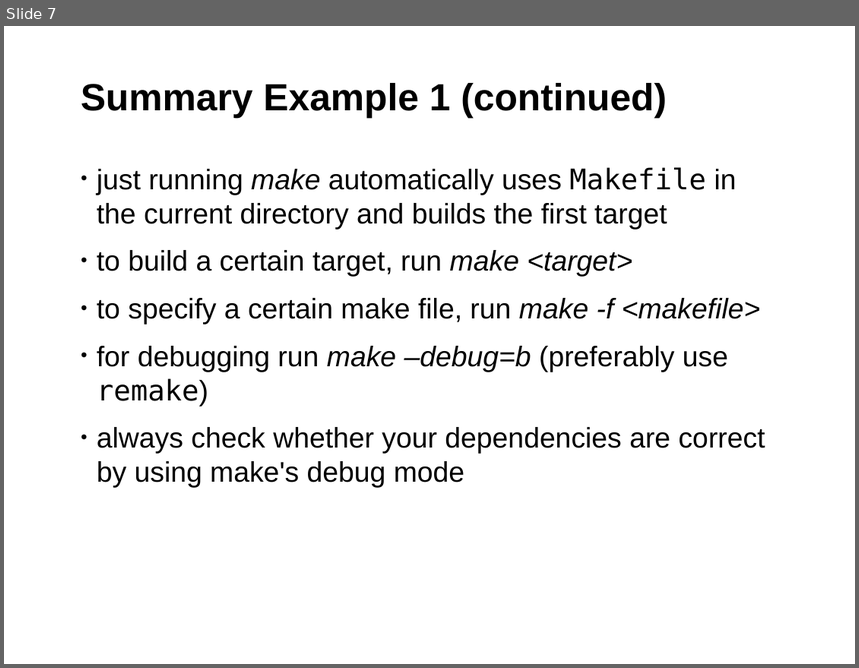
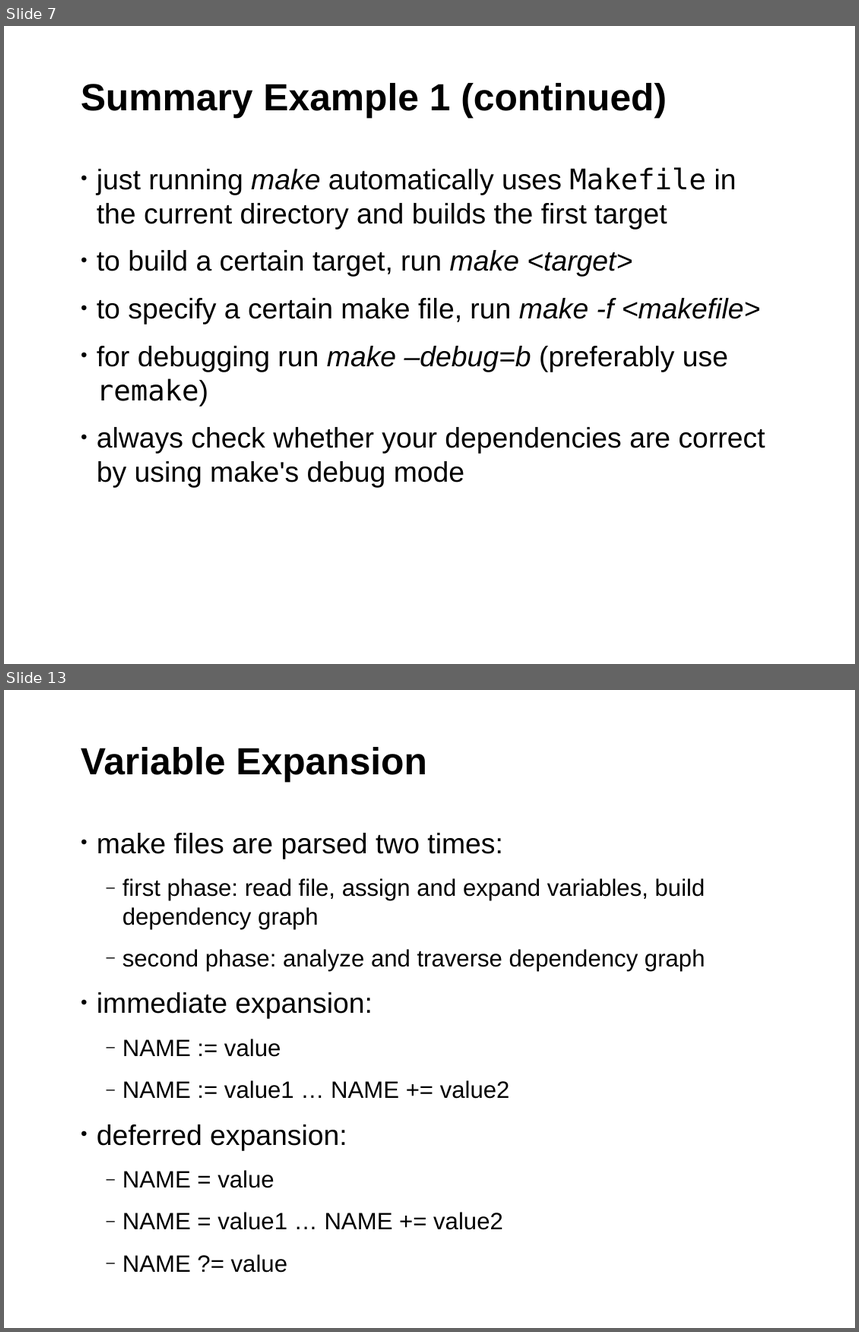
Before and after one commit to fsundermeyer/GNU_make_workshop, a slide deck: GNU_make_03_2015.odp. Shown one above the other, each under a label of ours: slide 7 before the commit, slides 7 and 13 after it; the slides between them are not shown. The pictures are 859x668 and 859x1332 pixels, drawn with LibreOffice and Linux fonts; fonts in the diff are those of the drawing; background and template pictures are left out. Boxes give left, top, right and bottom in pixels: in the first picture for what was removed or moved away, otherwise in the second. Text is boxed around its words. In the diff, an @@ line names an element or a change of style, - is before the commit and + after.

Commit message:
Part 2 of the GNU Make Workshop
Explaining rules, rule types, variables and vpath. The example contains an
enhanced version of the basic makefile using the stuff learned in this lesson.

```diff
--- a/GNU_make_03_2015.odp
+++ b/GNU_make_03_2015.odp
@@ slide 13 added at (4, 690, 855, 1328), background #FFFFFF; not listed: 1 template element that a slide beside it also shows @@
@@ title added at (81, 747, 427, 783), 32 pt, text #000000, bold @@
+Variable Expansion
@@ text added at (97, 833, 705, 1230), 20 pt, text #000000 @@
+• make files are parsed two times:
+  ‒ first phase: read file, assign and expand variables, build dependency graph
+  ‒ second phase: analyze and traverse dependency graph
+• immediate expansion:
+  ‒ NAME := value
+  ‒ NAME := value1 … NAME += value2
+• deferred expansion:
+  ‒ NAME = value
+  ‒ NAME = value1 … NAME += value2
+  ‒ NAME ?= value
```
Also in this commit, not shown: 12 other slides added, 1 other file.
